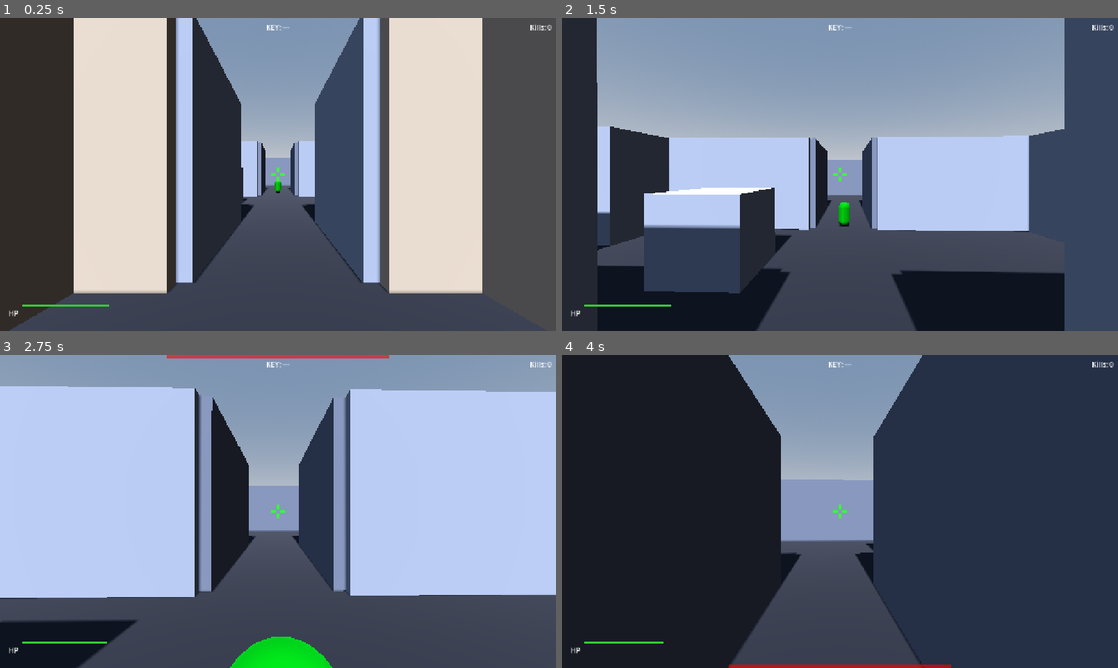
Above: before the commit, frames 1-4 (two rows, left to right).
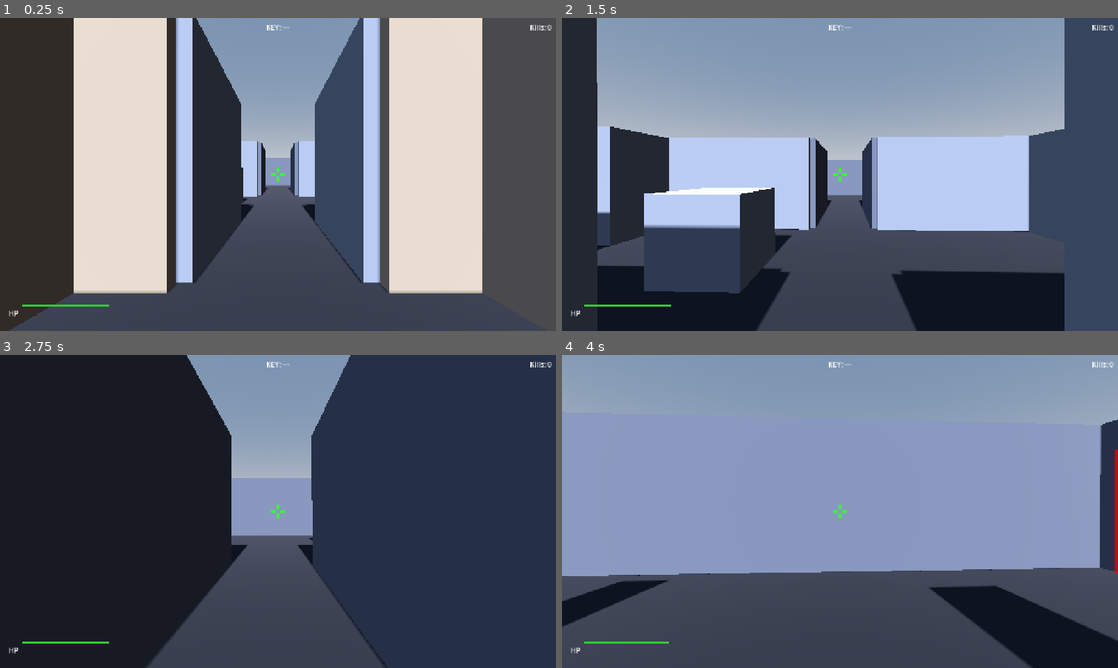
Above: after the commit, the same moments.

Repository: yarlson/hollows
Game: Godot game, scene res://scenes/levels/labyrinth.tscn
Two runs of this game, one before a commit and one after it. Both use one fixed random seed, a clock stepped at 60 frames per second and the inputs below.
Inputs (mouse positions are in pixels of both pictures, inside the frame that each line leads up to):
- Up to frame 1 (0.25 s): no input
- Up to frame 2 (1.5 s): tap Enter at 0.5 s; move the mouse to (867, 174) at 0.52 s; press the mouse at (867, 174) at 0.53 s; hold W (move_forward) from 0.53 s (still down); tap Space (jump) at 0.77 s; move the mouse to (812, 174) at 1.27 s; release the mouse at (812, 174) at 1.28 s; click (812, 174) at 1.35 s
- Up to frame 3 (2.75 s): keep holding W (move_forward); tap Space (jump) at 1.52 s; move the mouse to (289, 505) at 2.02 s; press the mouse at (289, 505) at 2.03 s
- Up to frame 4 (4 s): keep holding W (move_forward); move the mouse to (834, 517) at 2.77 s; release the mouse at (834, 517) at 2.78 s; click (834, 517) at 2.85 s; tap Space (jump) at 3.02, 3.77 s; move the mouse to (878, 514) at 3.52 s; press the mouse at (878, 514) at 3.53 s

The runs differ from the first frame. In frame 1, less than 0.1% of the frame differs, in the area x 49-51%, y 52-56%; in frame 2, 0.1%; in frame 3, 71%; in frame 4, 76%, in the area x 0-100%, y 0-100%.

Commit message:
Tune encounter difficulty for LOS-aware AI by adding a standard enemy and health pickup to the north hall, repositioning the north corridor runner near cover for ambush gameplay, and giving the brute longer LOS memory so it relentlessly pursues once it spots the player in the key room

Diff:
--- a/scenes/levels/labyrinth.tscn
+++ b/scenes/levels/labyrinth.tscn
@@ -466,10 +466,14 @@
 transform = Transform3D(1, 0, 0, 0, 1, 0, 0, 0, 1, 14, 0, 12)
 
 [node name="Runner2" parent="Enemies" instance=ExtResource("4_runner")]
-transform = Transform3D(1, 0, 0, 0, 1, 0, 0, 0, 1, 0, 0, 7)
+transform = Transform3D(1, 0, 0, 0, 1, 0, 0, 0, 1, 2, 0, 2)
+
+[node name="Standard4" parent="Enemies" instance=ExtResource("3_enemy")]
+transform = Transform3D(1, 0, 0, 0, 1, 0, 0, 0, 1, 5, 0, 2)
 
 [node name="Brute1" parent="Enemies" instance=ExtResource("5_brute")]
 transform = Transform3D(1, 0, 0, 0, 1, 0, 0, 0, 1, 12, 0, 0)
+los_memory_duration = 5.0
 
 [node name="Pickups" type="Node3D" parent="."]
 
@@ -478,6 +482,9 @@
 
 [node name="HealthPickup2" parent="Pickups" instance=ExtResource("6_health")]
 transform = Transform3D(1, 0, 0, 0, 1, 0, 0, 0, 1, -6, 0.5, 1)
+
+[node name="HealthPickup3" parent="Pickups" instance=ExtResource("6_health")]
+transform = Transform3D(1, 0, 0, 0, 1, 0, 0, 0, 1, 5, 0.5, 7)
 
 [node name="KeyPickup" parent="." instance=ExtResource("7_key")]
 transform = Transform3D(1, 0, 0, 0, 1, 0, 0, 0, 1, 13, 0.5, -1)
